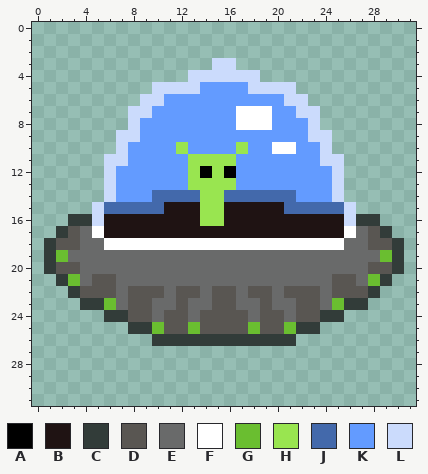
Pixel-art file, stored at Kevin.aseprite. Above: the version before the commit.
32x32 pixels, 1 frame.
Palette (. is transparent): A #000000  B #1f1313  C #323c39  D #595652  E #696a6a  F #ffffff  G #6abe30  H #99e550  J #4369ab  K #639bff  L #cbdbfc
Pixels before, first column x 1:
 3 ..............LL..............
 4 ............LLLLLL............
 5 .........LLLLKKKKLLLL.........
 6 ........LLKKKKKKKKKKLL........
 7 .......LLKKKKKKKFFFKKLL.......
 8 .......LKKKKKKKKFFFKKKL.......
 9 ......LLKKKKKKKKKKKKKKLL......
10 ......LKKKKHKKKKHKKFFKKL......
11 .....LLKKKKKHHHHKKKKKKKLL.....
12 .....LKKKKKKHAHAKKKKKKKKL.....
13 .....LKKKKKKHHHHKKKKKKKKL.....
14 .....LKKKJJJJHHJJJJJJKKKL.....
15 ....LJJJJJBBBHHBBBBBJJJJJL....
16 ..CCLBBBBBBBBHHBBBBBBBBBBLCC..
17 .CDEFBBBBBBBBBBBBBBBBBBBBFEDC.
18 CDDEEFFFFFFFFFFFFFFFFFFFFEEDDC
19 CGEEEEEEEEEEEEEEEEEEEEEEEEEEGC
20 CDDEEEEEEEEEEEEEEEEEEEEEEEEDDC
21 .CGEDDEEEEEEEEEEEEEEEEEEDDEGC.
22 ..CDDDEDDDEDDEDDEDDEDDDEDDDC..
23 ...CCGEDDEEDEEDDEEDEEDDEGCC...
24 .....CCDDEDDEDDDDEDDEDDCC.....
25 .......CCGDDGDDDDGDDGCC.......
26 .........CCCCCCCCCCCC.........
After:
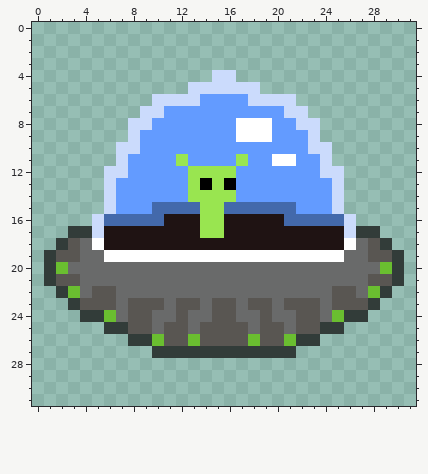
The edit:
Changed rows in their new state; - is an unchanged pixel.
first column x 1:
 3 --------------..--------------
 4 ------------..--..------------
 5 ---------...-LLLL-...---------
 6 --------.-LLL----LLL-.--------
 7 -------.-L------KKK-L-.-------
 8 --------L------------L--------
 9 ------.---------FFF----.------
10 -------L---K----K--KK-L-------
11 -----.-----HKKKKH--FF---.-----
12 ------L------H-H-------L------
13 -------------A-A--------------
14 ---------KKKH--HKKKKK---------
15 ----.LKKK-JJJ--JJJJJ-KKKL.----
16 --..-JJJJJ----------JJJJJ-..--
17 -.CCL--------HH----------LCC.-
18 .C--FBBBBBBBBBBBBBBBBBBBBF--C.
19 -DD--FFFFFFFFFFFFFFFFFFFF--DD-
20 -GE------------------------EG-
21 CDD-EE------------------EE-DDC
22 -CGE---EEE-EE-EE-EE-EEE---EGC-
23 --CDDD---D--D----D--D---DDDC--
24 ---CCGE---E--E--E--E---EGCC---
25 -----CCDDE--E----E--EDDCC-----
26 -------CCGDDGDDDDGDDGCC-------
27 ---------CCCCCCCCCCCC---------
Pixel boxes of the changes (left, top, right, bottom) in both pictures:
changed: (44, 58, 404, 358)
